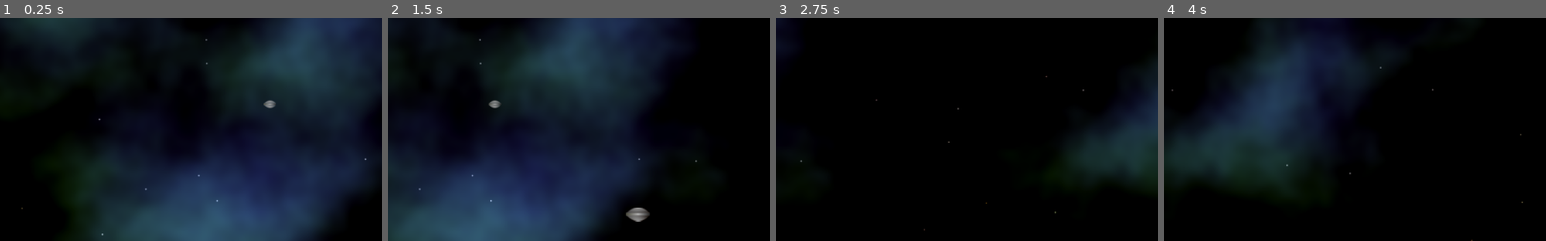
Above: before the commit, frames 1-4 (left to right).
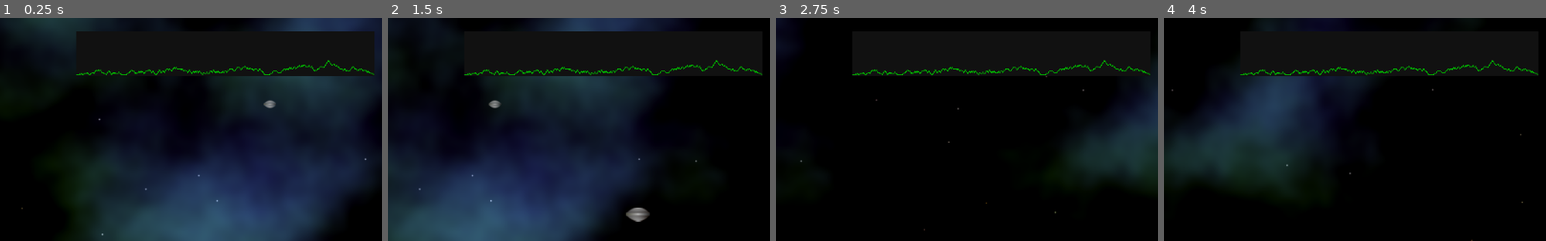
Above: after the commit, the same moments.

Repository: andrew-wilkes/godotia
Game: Godot game, scene res://Main.tscn
Same seed, same stepped clock (60 frames per second), same inputs: the game is played once before the commit and once after it.
Inputs:
- Up to frame 1 (0.25 s): no input
- Up to frame 2 (1.5 s): tap Enter at 0.5 s; hold Right (ui_right) 0.53-1.28 s; hold Down (ui_down) from 1.28 s (still down)
- Up to frame 3 (2.75 s): release Down (ui_down) at 2.03 s; hold Right (ui_right) from 2.03 s (still down)
- Up to frame 4 (4 s): release Right (ui_right) at 2.78 s; hold Up (ui_up) 2.78-3.53 s; hold Left (ui_left) from 3.53 s (still down)
The pictures show only the part of the screen within x 20-70%, y 0-50%; the shares and areas given below are measured in that part.

The runs differ from the first frame. In frame 1, 6.9% of the frame differs, in the area x 20-98%, y 5-27%; in frame 2, 7.4%, in the area x 19-98%, y 5-27%; in frame 3, 0.8%; in frame 4, 4.2%.

Commit message:
Add terrain map

Diff:
--- a/Main.gd
+++ b/Main.gd
@@ -9,11 +9,11 @@
 enum { LEFT, RIGHT }
 
 var background : ParallaxBackground
-var sky
+var sky: GSky
 var terrain : Terrain
 var anim : AnimationPlayer
 var player
-var map
+var map: Map
 var scroll_position = 0
 var speed = 0
 var player_direction = RIGHT
@@ -23,10 +23,23 @@
 	sky = find_node("Sky")
 	player = $Player
 	anim = $AnimationPlayer
+	map = $Map
 	# Allow for renaming of the parallax layer(s) later, so using find_node() and get_parent()
 	terrain = find_node("Terrain")
 	terrain.get_parent().motion_mirroring.x = terrain.last_point.x
+	# warning-ignore:return_value_discarded
+	get_tree().get_root().connect("size_changed", self, "resize")
+	resize()
+	map.set_points(terrain)
 	start_game()
+
+
+func resize():
+	var size = get_viewport_rect().size
+	terrain.set_base_level(size.y)
+	sky.resize(size)
+	map.resize(terrain, size.y)
+	map.rect_position.x = (size.x - map.rect_size.x) / 2
 
 
 func start_game():
--- a/Main.tscn
+++ b/Main.tscn
@@ -6,6 +6,7 @@
 [ext_resource path="res://textures/ufo-16.png" type="Texture" id=4]
 [ext_resource path="res://textures/ufo-32.png" type="Texture" id=5]
 [ext_resource path="res://textures/shaders/star-sky.shader" type="Shader" id=6]
+[ext_resource path="res://Map.tscn" type="PackedScene" id=7]
 [ext_resource path="res://Sky.gd" type="Script" id=8]
 
 [sub_resource type="ShaderMaterial" id=1]
@@ -58,3 +59,11 @@
 
 [node name="AnimationPlayer" type="AnimationPlayer" parent="."]
 anims/PlayerTurn = SubResource( 2 )
+
+[node name="Map" parent="." instance=ExtResource( 7 )]
+anchor_top = 0.0
+anchor_bottom = 0.0
+margin_left = 327.0
+margin_top = 18.0
+margin_right = 727.0
+margin_bottom = 78.0
--- a/Map.gd
+++ b/Map.gd
@@ -1,14 +1,21 @@
 extends ColorRect
 
+class_name Map
+
 var coor_scale : Vector2
-var line
+var line: Line2D
 
 func _ready():
 	line = $Line2D
-	coor_scale = get_viewport_rect().size / self.rect_size
-	print(coor_scale)
 
 
-func set_terrain_points(points: PoolVector2Array):
-	for point in points:
-		line.add_point(point * coor_scale)
+func set_points(terrain: Terrain):
+	line.clear_points()
+	for i in terrain.line.get_point_count():
+		line.add_point(terrain.line.points[i] * coor_scale)
+
+
+func resize(terrain: Terrain, y_size):
+	coor_scale = self.rect_size / Vector2(terrain.line.get_point_count() * terrain.GRID_SIZE, y_size)
+	line.position = Vector2(0, terrain.base_level * coor_scale.y)
+	set_points(terrain)
--- a/Map.tscn
+++ b/Map.tscn
@@ -3,14 +3,22 @@
 [ext_resource path="res://Map.gd" type="Script" id=1]
 
 [node name="Map" type="ColorRect"]
-margin_right = 400.0
-margin_bottom = 100.0
-color = Color( 0.462745, 0.462745, 0.462745, 1 )
+anchor_left = 0.5
+anchor_top = 0.021
+anchor_right = 0.5
+anchor_bottom = 0.042
+margin_left = -202.0
+margin_top = 0.400001
+margin_right = 198.0
+margin_bottom = 67.8
+color = Color( 0.0705882, 0.0705882, 0.0705882, 1 )
 script = ExtResource( 1 )
 __meta__ = {
 "_edit_use_anchors_": false
 }
 
 [node name="Line2D" type="Line2D" parent="."]
+position = Vector2( 0, 70 )
+points = PoolVector2Array( 0, 0 )
 width = 1.0
 default_color = Color( 0.00784314, 0.764706, 0, 1 )
--- a/Sky.gd
+++ b/Sky.gd
@@ -1,15 +1,11 @@
 extends ColorRect
+
+class_name GSky
 
 export var scroll_scale = 0.7
 
-func _ready():
-# warning-ignore:return_value_discarded
-	get_tree().get_root().connect("size_changed", self, "_resize")
-	_resize()
 
-
-func _resize():
-	var size = get_viewport_rect().size
+func resize(size):
 	rect_size = size
 	material.set_shader_param("viewport_size", size)
 
--- a/Terrain.gd
+++ b/Terrain.gd
@@ -14,14 +14,11 @@
 
 func _ready():
 	line = $Line2D
-	_set_base_level()
-# warning-ignore:return_value_discarded
-	get_tree().get_root().connect("size_changed", self, "_set_base_level")
 	add_points()
 
 
-func _set_base_level():
-	base_level = get_viewport_rect().size.y - GRID_SIZE
+func set_base_level(y_size):
+	base_level = y_size - GRID_SIZE
 	line.position.y = base_level
 
 
--- a/project.godot
+++ b/project.godot
@@ -9,6 +9,16 @@
 config_version=4
 
 _global_script_classes=[ {
+"base": "ColorRect",
+"class": "GSky",
+"language": "GDScript",
+"path": "res://Sky.gd"
+}, {
+"base": "ColorRect",
+"class": "Map",
+"language": "GDScript",
+"path": "res://Map.gd"
+}, {
 "base": "Sprite",
 "class": "Structure",
 "language": "GDScript",
@@ -20,6 +30,8 @@
 "path": "res://Terrain.gd"
 } ]
 _global_script_class_icons={
+"GSky": "",
+"Map": "",
 "Structure": "",
 "Terrain": ""
 }
Not shown: 1 places in Main.tscn that only renumber resources
